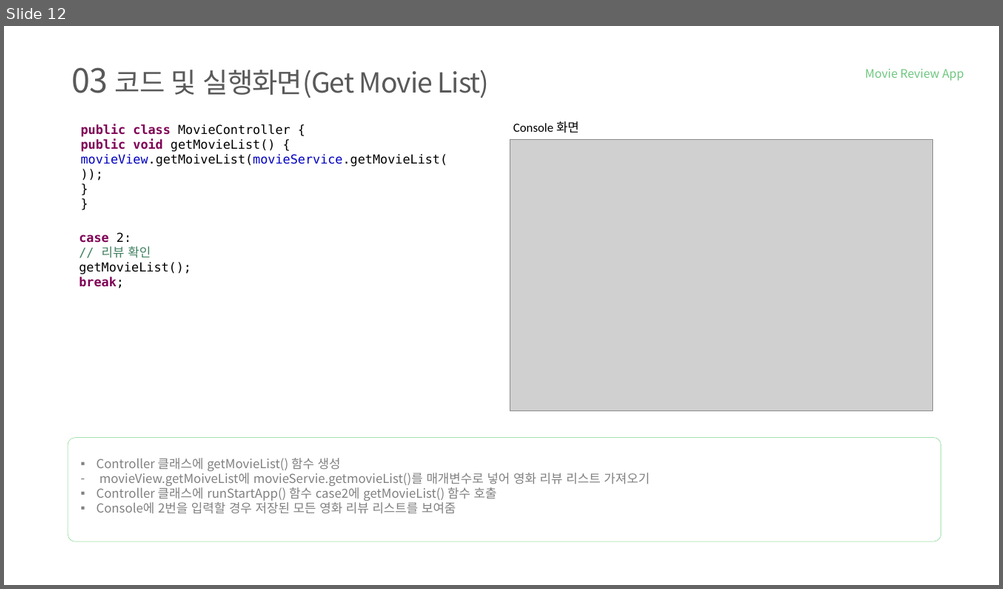
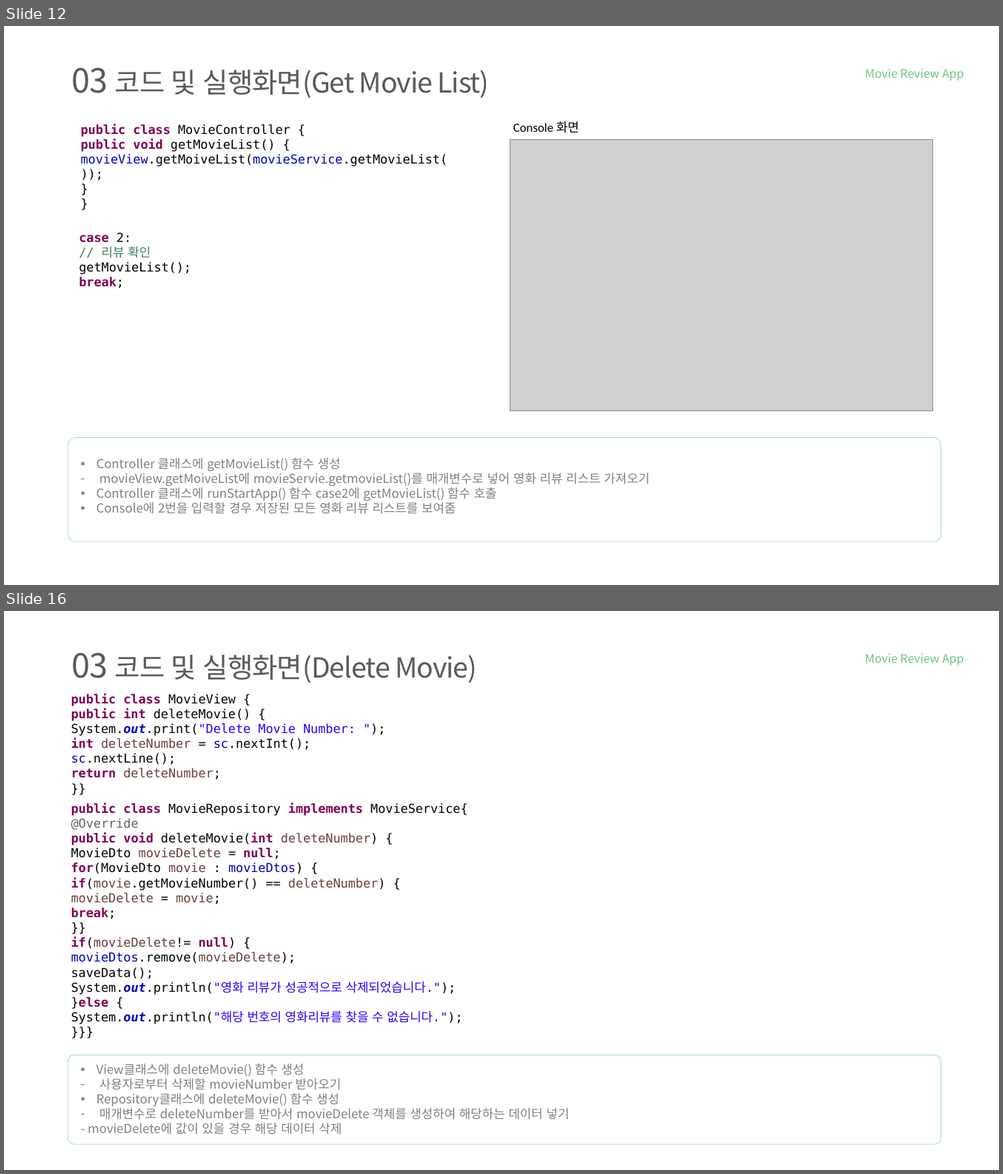
Before and after one commit to tnwjd121/MovieApp, a slide deck: ppt/국비(정보처리기능사)_백수정.pptx. Shown one above the other, each under a label of ours: slide 12 before the commit, slides 12 and 16 after it; the slides between them are not shown. The pictures are 1003x589 and 1003x1174 pixels, drawn with LibreOffice and Linux fonts; fonts in the diff are those of the drawing; grey boxes stand for pictures; background and template pictures are left out. Boxes give left, top, right and bottom in pixels: in the first picture for what was removed or moved away, otherwise in the second. Text is boxed around its words. In the diff, an @@ line names an element or a change of style, - is before the commit and + after.

```diff
--- a/ppt/국비(정보처리기능사)_백수정.pptx
+++ b/ppt/국비(정보처리기능사)_백수정.pptx
@@ slide 16 added at <box>4,611,999,1170</box>, background #FFFFFF @@
@@ text added at <box>72,652,477,683</box>, 40 pt, text #595959 @@
+03 코드 및 실행화면(Delete Movie)
@@ text added at <box>865,654,963,666</box>, 17 pt, text #6EC67F @@
+Movie Review App
@@ text added at <box>71,694,356,780</box>, 18 pt, text #000000 @@
+public class MovieView {
+public int deleteMovie() {
+System.out.print("Delete Movie Number: ");
+int deleteNumber = sc.nextInt();
+sc.nextLine();
+return deleteNumber;
+}}
@@ text added at <box>71,803,467,1025</box>, 18 pt, text #000000 @@
+public class MovieRepository implements MovieService{
+@Override
+public void deleteMovie(int deleteNumber) {
+MovieDto movieDelete = null;
+for(MovieDto movie : movieDtos) {
+if(movie.getMovieNumber() == deleteNumber) {
+movieDelete = movie;
+break;
+}}
+if(movieDelete!= null) {
+movieDtos.remove(movieDelete);
+saveData();
+System.out.println("영화 리뷰가 성공적으로 삭제되었습니다.");
+}else {
+System.out.println("해당 번호의 영화리뷰를 찾을 수 없습니다.");
+}}}
@@ rounded rectangle added at <box>68,1055,940,1145</box>, outline #75D387 0.5 pt @@
@@ text added at <box>88,1064,569,1135</box>, 18 pt, text #808080 @@
+▪ View클래스에 deleteMovie() 함수 생성
+– 사용자로부터 삭제할 movieNumber 받아오기
+▪ Repository클래스에 deleteMovie() 함수 생성
+– 매개변수로 deleteNumber를 받아서 movieDelete 객체를 생성하여 해당하는 데이터 넣기
+- movieDelete에 값이 있을 경우 해당 데이터 삭제
```
Also in this commit, not shown: 3 slides changed, 9 other slides added, 2 slides removed, 1 other file.
